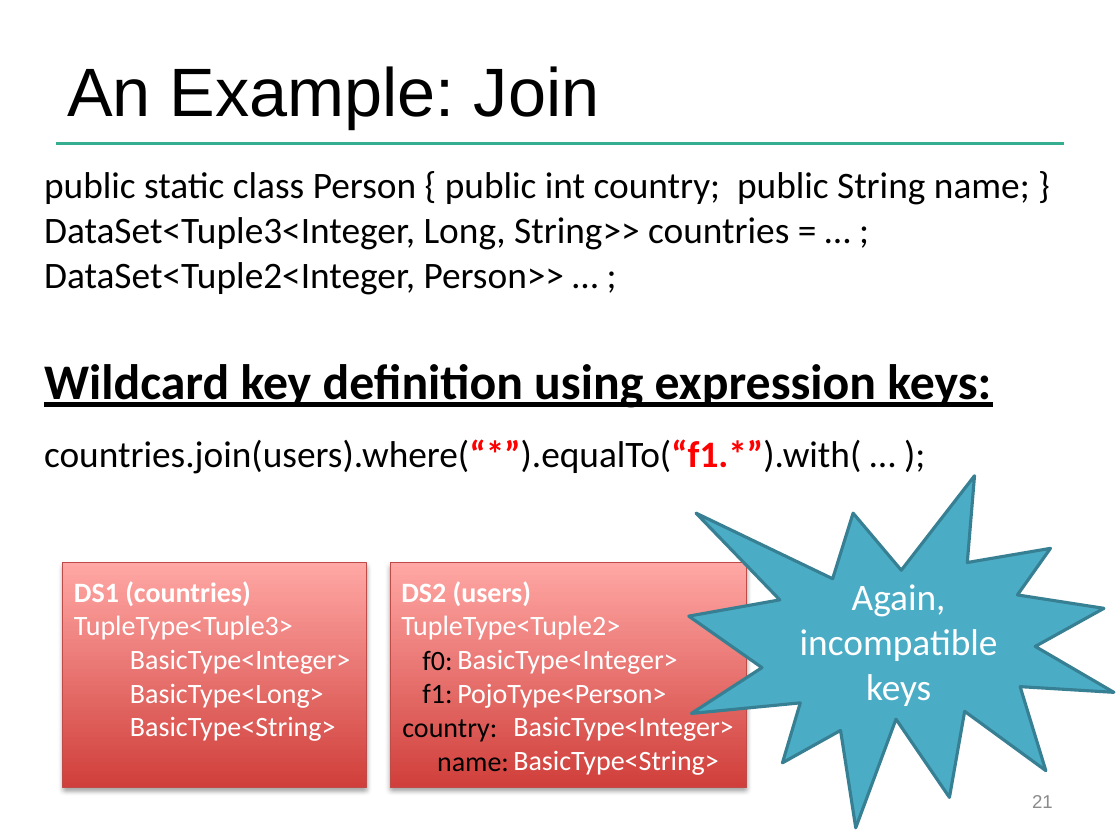
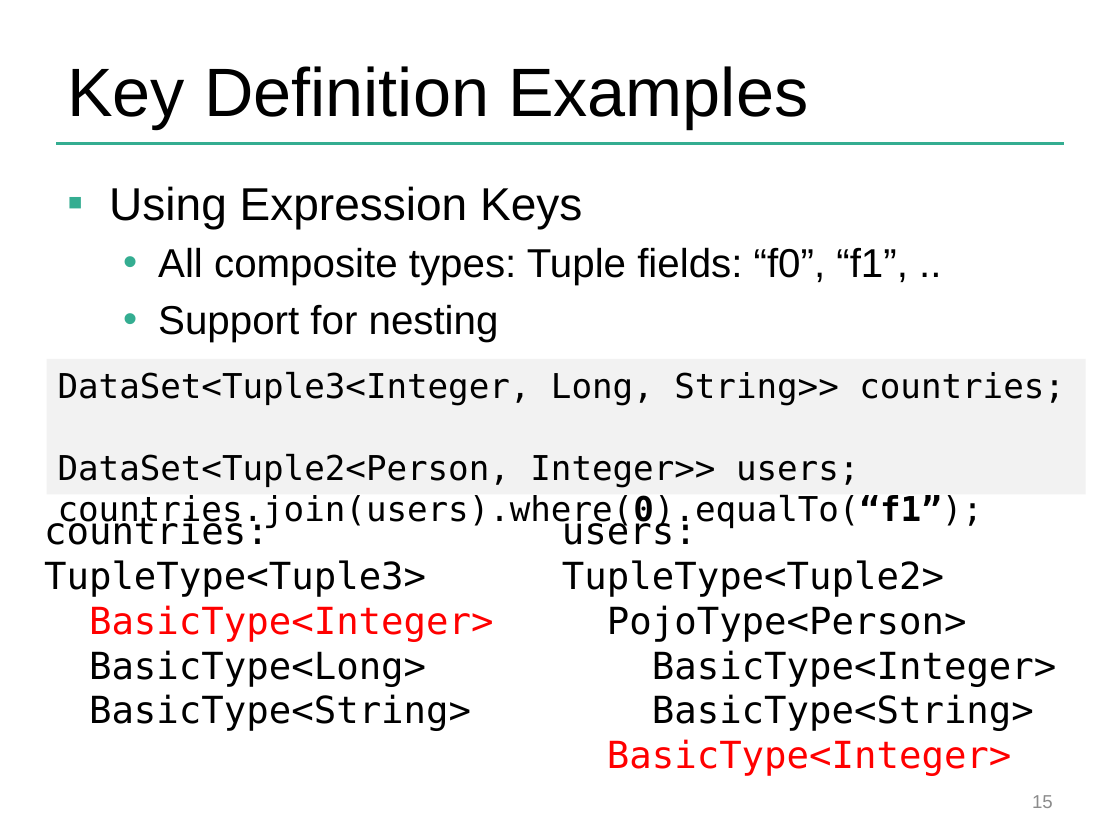
Before and after one commit to dataArtisans/flink-training-web, a slide deck: slide 15 of slides/flink_batch_advanced.pptx (slide 21 before the commit). Drawn at 1120x840 pixels with LibreOffice and Linux fonts; fonts in the diff are those of the drawing; background and template pictures are left out. Boxes give left, top, right and bottom in pixels: in the first picture for what was removed or moved away, otherwise in the second. Text is boxed around its words. In the diff, an @@ line names an element or a change of style, - is before the commit and + after.

```diff
--- a/slides/flink_batch_advanced.pptx
+++ b/slides/flink_batch_advanced.pptx
@@ title at [67,66,808,128]: text changed @@
-An Example: Join
+Key Definition Examples
@@ text added at [109,186,908,342], 25.9 pt, text #000000 @@
+▪ Using Expression Keys
+  • All composite types: Tuple fields: “f0”, “f1”, ..
+  • Support for nesting
@@ rectangle "DataSet<Tuple3<Integer, Long, String>> countries; DataSet<Tu ...": place and size @@
-rectangle "DataSet<Tuple3<Integer, Long, String>> countries; DataSet<Tu ..." at [44,172,1030,474]
+rectangle "DataSet<Tuple3<Integer, Long, String>> countries; DataSet<Tu ..." at [47,358,1086,494]
@@ rectangle "DataSet<Tuple3<Integer, Long, String>> countries; DataSet<Tu ..." at [47,358,1086,494]: fill none to #F2F2F2 @@
@@ text removed at [44,364,991,408] @@
-Wildcard key definition using expression keys:
@@ text in rectangle at [58,371,1065,529]: text changed; size 24 to 22 pt; font Calibri to DejaVu Sans Mono @@
-public static class Person { public int country; public String name; }
-DataSet<Tuple3<Integer, Long, String>> countries = … ;
-DataSet<Tuple2<Integer, Person>> … ;
-countries.join(users).where(“*”).equalTo(“f1.*”).with( … );
+DataSet<Tuple3<Integer, Long, String>> countries;
+DataSet<Tuple2<Person, Integer>> users;
+countries.join(users).where(0).equalTo(“f1”);
@@ irregular seal removed at [689,476,1114,828] @@
-Again, incompatible keys
@@ text "countries:": place and size @@
-text "countries:" at [63,562,366,787]
+text "countries:" at [44,514,494,731]
@@ text "countries:" at [44,514,494,731]: vertical alignment middle to top; fill gradient #D1403C to #FFA6A5 to none; outline #BF4C48 0.75 pt to none; shadow off @@
@@ text "users:" at [562,514,1057,776]: vertical alignment middle to top; fill gradient #D1403C to #FFA6A5 to none; outline #BF4C48 0.75 pt to none; shadow off @@
@@ text "users:": place and size @@
-text "users:" at [390,562,746,787]
+text "users:" at [562,514,1057,776]
@@ text at [44,514,269,545]: text changed; size 18 to 24 pt; font Calibri to DejaVu Sans Mono; text colour #FFFFFF to #000000; bold off @@
-DS1 (countries)
+countries:
@@ text at [562,514,697,545]: text changed; size 18 to 24 pt; font Calibri to DejaVu Sans Mono; text colour #FFFFFF to #000000; bold off @@
-DS2 (users)
+users:
@@ text at [44,560,494,731]: size 18 to 24 pt, font Calibri to DejaVu Sans Mono in "TupleType<Tuple3>", "BasicType<Integer>", "BasicType<Long>", "BasicType<String>"; text colour #FFFFFF to #000000 in "TupleType<Tuple3>", "BasicType<Long>", "BasicType<String>"; text colour #FFFFFF to #FF0000 in "BasicType<Integer>"; list level 2 to 1 in "BasicType<Integer>"; list level 2 to 1 in "BasicType<Long>"; list level 2 to 1 in "BasicType<String>" @@
@@ text at [562,560,1057,731]: size 18 to 24 pt, font Calibri to DejaVu Sans Mono, text colour #FFFFFF to #000000 in "TupleType<Tuple2>", "PojoType<Person>", "BasicType<Integer>", "BasicType<String>"; list level 2 to 1 in "PojoType<Person>"; list level 2 to 1 in "BasicType<Integer>"; list level 2 to 1 in "BasicType<String>" @@
@@ text removed at [422,651,452,703] @@
-f0:
-f1:
@@ text at [457,650,677,674]: paragraph removed @@
-  BasicType<Integer>
@@ text removed at [402,719,509,771] @@
-country:
-name:
@@ text at [607,739,1012,776]: paragraph added @@
+BasicType<Integer>
@@ page number at [1032,795,1053,808]: text changed @@
-21
+15
```
Also in this commit, not shown: 34 other slides changed, 12 slides added, 16 slides removed.
